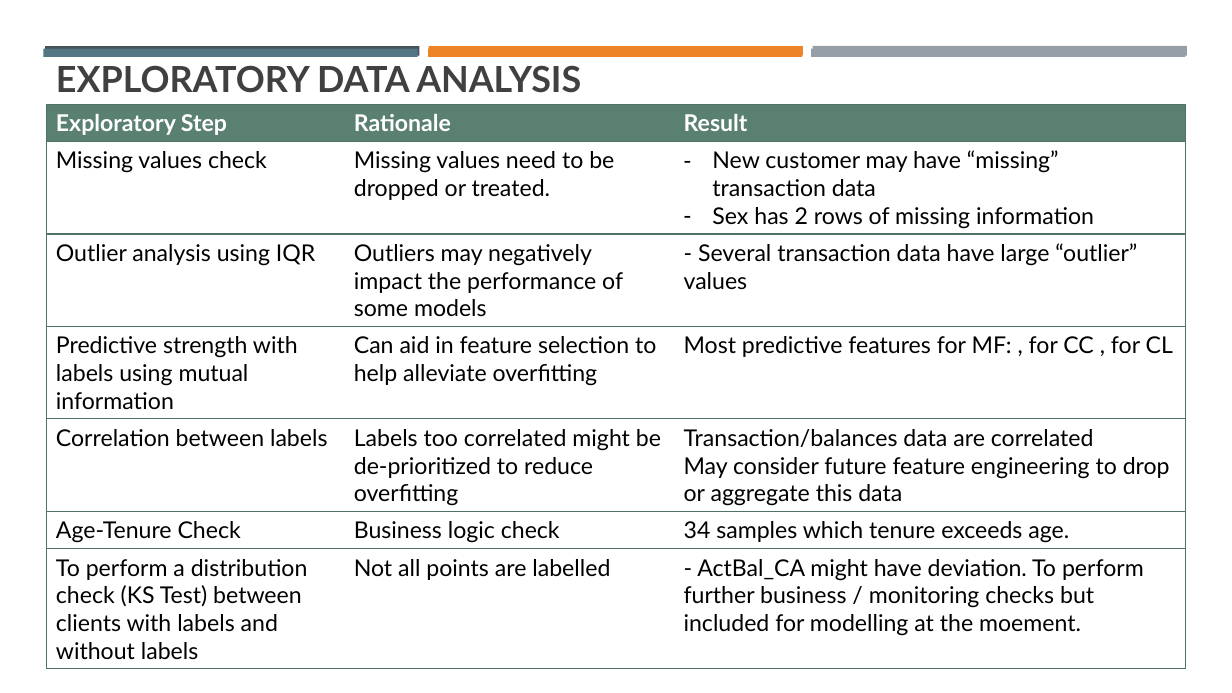
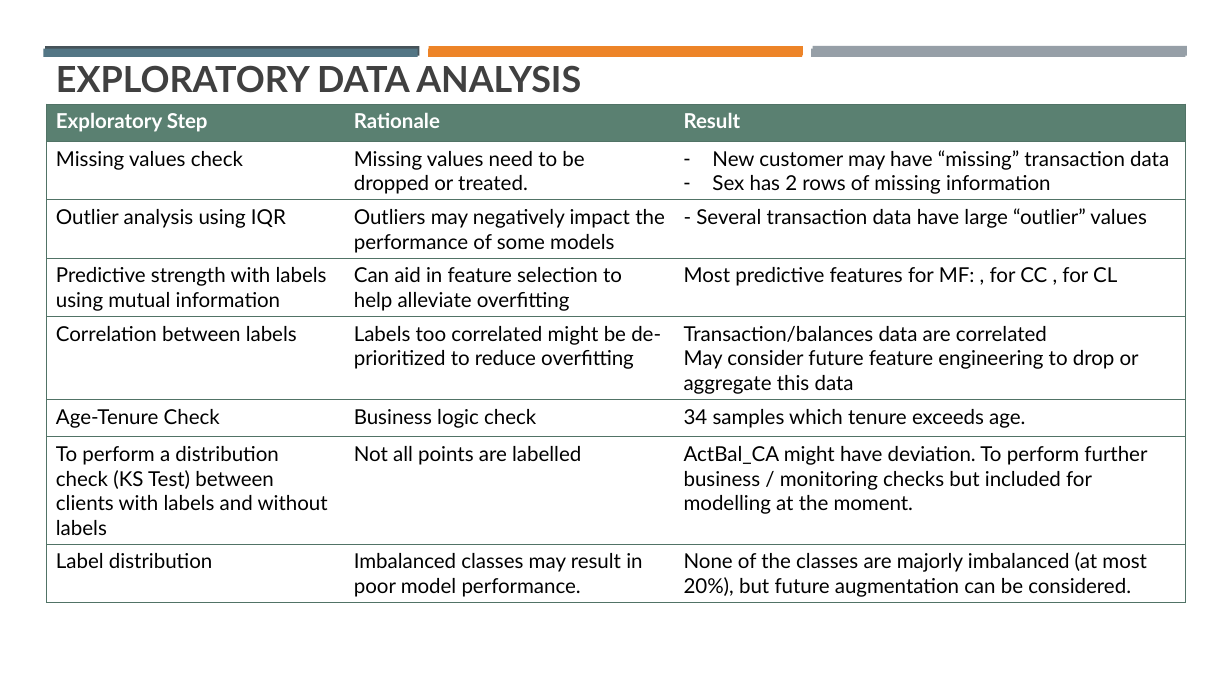
Before and after one commit to ngweixuan1/propensity_prediction, a slide deck: slide 5 of doc/documentation.pptx. Drawn at 1232x693 pixels with LibreOffice and Linux fonts; fonts in the diff are those of the drawing. Boxes give left, top, right and bottom in pixels: in the first picture for what was removed or moved away, otherwise in the second. Text is boxed around its words. In the diff, an @@ line names an element or a change of style, - is before the commit and + after.

```diff
--- a/doc/documentation.pptx
+++ b/doc/documentation.pptx
@@ table at [47,104,1186,653] @@
-row 7: To perform a distribution check (KS Test) between clients with labels and without labels | Not all points are labelled | - ActBal_CA might have deviation. To perform further business / monitoring checks but included for modelling at the moement.
+row 7: To perform a distribution check (KS Test) between clients with labels and without labels | Not all points are labelled | ActBal_CA might have deviation. To perform further business / monitoring checks but included for modelling at the moment.
+row 8: Label distribution | Imbalanced classes may result in poor model performance. | None of the classes are majorly imbalanced (at most 20%), but future augmentation can be considered.
```
